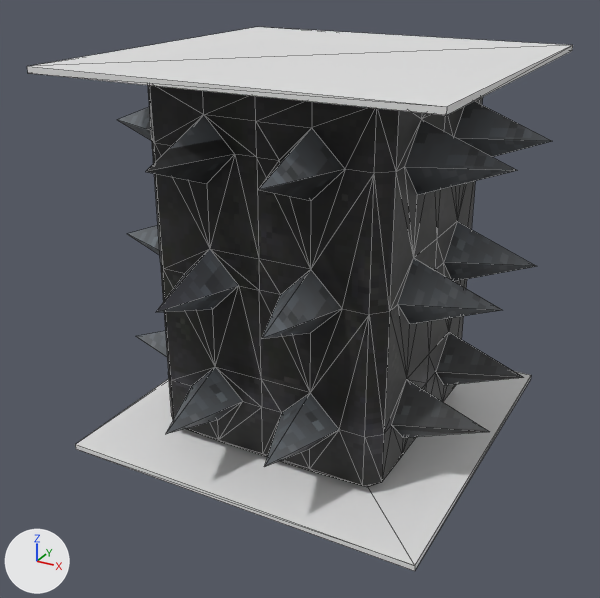
Before and after pictures for a commit that changed the glTF model build/models/thorns.glb.
Before and after are seen from a camera (50 mm lens) standing at (0.981, -1.906, 0.79) and looking at (-0.026, -0.076, -0.124). Every picture has the same lights, and +X, +Y and +Z are marked at lower left. Mesh edges are drawn as thin lines. Vertices at the same position are counted once.

Before the edit, the objects in view are built like this:
```python
me_cube = bpy.data.meshes.new('Cube')
me_cube.from_pydata(...)  # 258 vertices, 512 faces; spans x -0.55..0.55, y -0.549..0.549, z -0.5..0.5
me_cube.materials.append(mat_material_001)
me_cube_001 = bpy.data.meshes.new('Cube.001')
me_cube_001.from_pydata(...)  # a box spanning x -0.5..0.5, y -0.5..0.5, z -0.515..-0.5; a box spanning x -0.5..0.5, y -0.5..0.5, z 0.5..0.515
ob_cube = bpy.data.objects.new('Cube', me_cube)
ob_cube.location = (0.0, 0.0, 0.0)
ob_cube_001 = bpy.data.objects.new('Cube.001', me_cube_001)
ob_cube_001.location = (0.0, 0.0, 0.0)
```
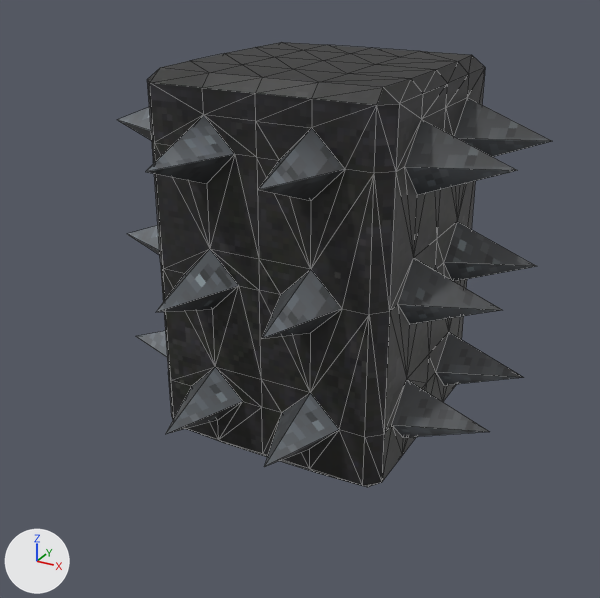
Pixel boxes (x1, y1, x2, y2) of what changed, in the pictures (600 x 598 px):
'Cube.001', deleted
    before: (27, 27, 573, 571)
part 1 of me_cube, recoloured
    both: (118, 85, 552, 486)
part 2 of me_cube, recoloured
    before: (156, 86, 426, 485)
    after: (150, 42, 485, 485)
part 3 of me_cube, recoloured
    both: (148, 91, 475, 482)
part 4 of me_cube, recoloured
    both: (150, 85, 518, 487)

Diff of the bpy script that builds the scene:
```diff
--- a/build/models/thorns.glb.py
+++ b/build/models/thorns.glb.py
@@ me_cube @@
 me_cube.from_pydata(...)  # 258 vertices, 512 faces; spans x -0.55..0.55, y -0.549..0.549, z -0.5..0.5
 # used by ob_cube; location = (0.0, 0.0, 0.0)
+# me_cube part 1: 194 faces centred in x -0.401..0.401, y -0.4..0.4, z -0.423..0.423 are repainted in the vertex colours; the middle colour goes from grey #b9b9b9 to white #ffffff
+# me_cube part 2: 140 faces centred in x -0.326..0.326, y -0.326..0.326, z -0.5..0.5 are repainted in the vertex colours; the middle colour goes from grey #9c9c9c to grey #a3a3a3
+# me_cube part 3: 77 faces centred in x -0.326..0.326, y -0.326..0.4, z -0.375..0.385 are repainted in the vertex colours; the middle colour goes from white #e8e8e8 to white #ffffff
+# me_cube part 4: 101 faces centred in x -0.401..0.401, y -0.4..0.326, z -0.49..0.49 are repainted in the vertex colours; the middle colour goes from grey #b0b0b0 to light grey #c9c9c9
 me_cube.materials.append(mat_material_001)
@@ ob_cube_001 @@
-ob_cube_001 = bpy.data.objects.new('Cube.001', me_cube_001)
-ob_cube_001.location = (0.0, 0.0, 0.0)
```
